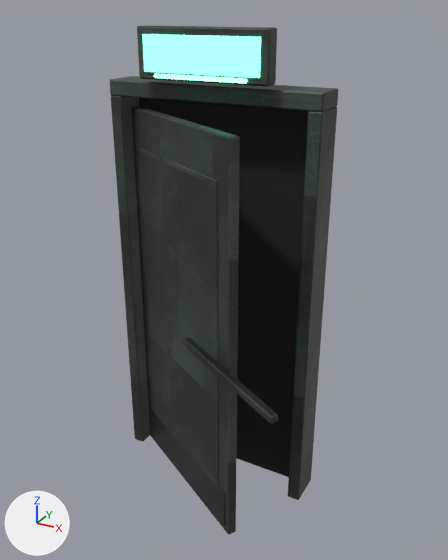
What one commit did to the glTF model hush-fp/assets/models/props/door_exit.glb.
Both versions are drawn from a camera (50 mm lens) standing at (1.55, -2.75, 2.62) and looking at (0.16, -0.22, 1.36). Arrows for +X, +Y and +Z are at lower left; the lights stay in place. The picture after the commit comes second. Where no turn or scale is listed for an object, it has been applied to the vertices. Vertices at exactly the same position are counted once.

In view in the first picture: 'door', 'frame'.
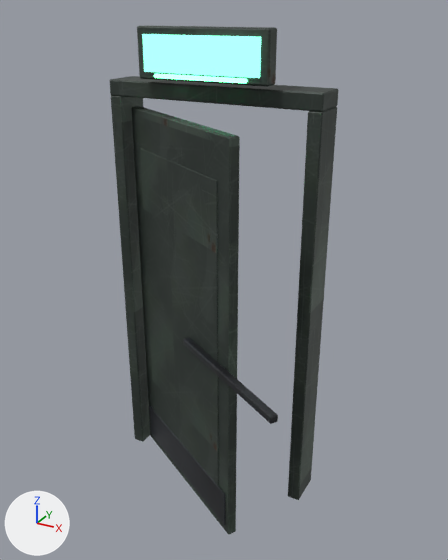
Where the change shows, as pixel boxes [x1, y1, x2, y2] in the pictures (448 x 560 px):
part 1 of me_frame, deleted (black)
    before: [139, 98, 309, 477]
part 2 of me_frame, surface changed
    both: [109, 27, 323, 480]

The change in detail:
me_frame is used by ob_frame; location (0.0, 0.0, 0.0).
me_frame had 168 vertices, 308 faces and spanned x -0.59..0.59, y -0.17..0.1, z 0.0..2.54.
me_frame now has 144 vertices, 264 faces and spans x -0.59..0.59, y -0.17..0.1, z 0.0..2.54.
me_frame part 1: the loose piece of 24 vertices spanning x -0.51..0.51, y 0.05..0.07, z 0.0..2.18 is deleted.
me_frame part 2: 264 kept faces spanning x -0.59..0.59, y -0.17..0.1, z 0.0..2.54 get new texture (UV) coordinates.
me_frame no longer uses material mat_dark (black #212224).
